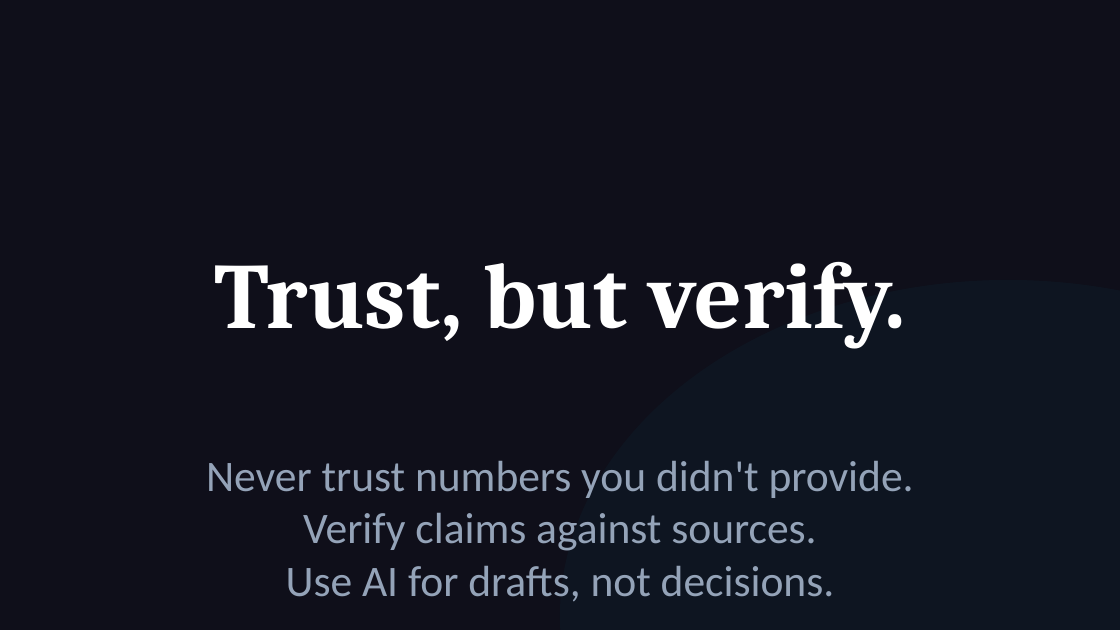
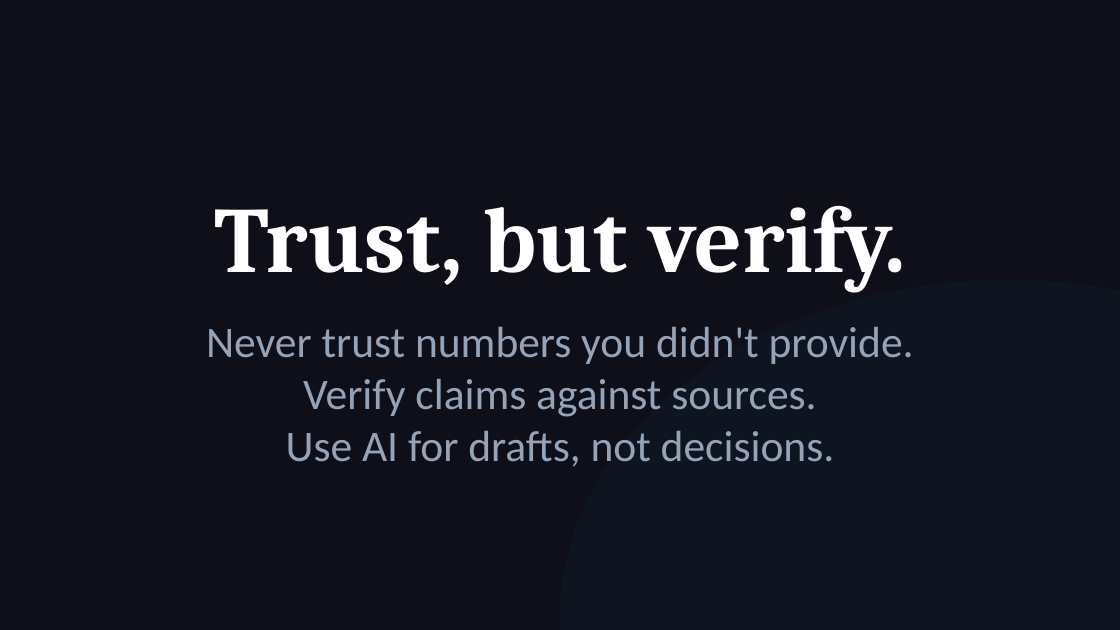
Before and after one commit to michaelengland/ai-best-practices, a slide deck: slide 48 of Getting-Agents-to-Give-Up-Their-Secrets.pptx. Drawn at 1120x630 pixels with LibreOffice and Linux fonts; fonts in the diff are those of the drawing. Boxes give left, top, right and bottom in pixels: in the first picture for what was removed or moved away, otherwise in the second. Text is boxed around its words. In the diff, an @@ line names an element or a change of style, - is before the commit and + after.

```diff
--- a/Getting-Agents-to-Give-Up-Their-Secrets.pptx
+++ b/Getting-Agents-to-Give-Up-Their-Secrets.pptx
@@ text "Trust, but verify.": place and size @@
-text "Trust, but verify." at [214, 262, 906, 347]
+text "Trust, but verify." at [214, 206, 906, 291]
@@ text "Trust, but verify." at [214, 206, 906, 291]: vertical alignment middle to bottom @@
@@ text "Never trust numbers you didn't ...": place and size @@
-text "Never trust numbers you didn't ..." at [206, 461, 914, 602]
+text "Never trust numbers you didn't ..." at [206, 327, 914, 466]
```
Also in this commit, not shown: 7 other slides changed, 1 other file.
